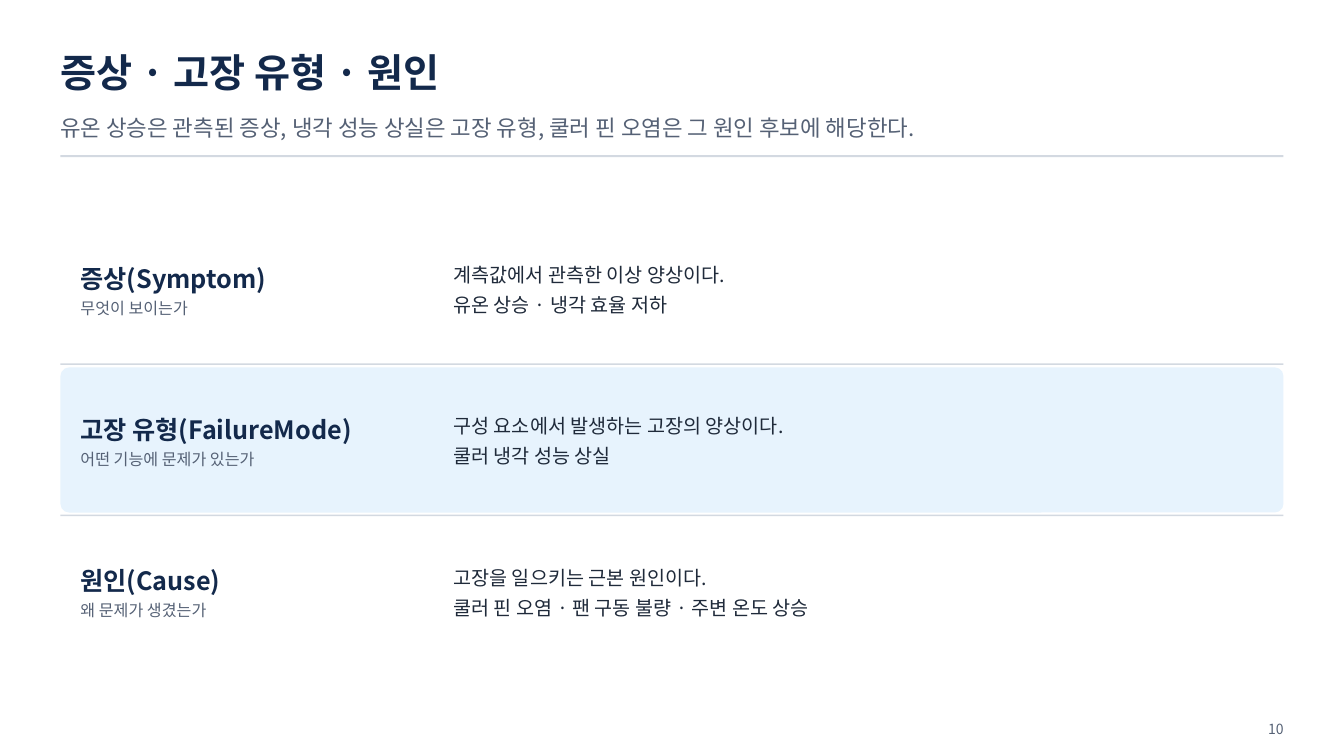
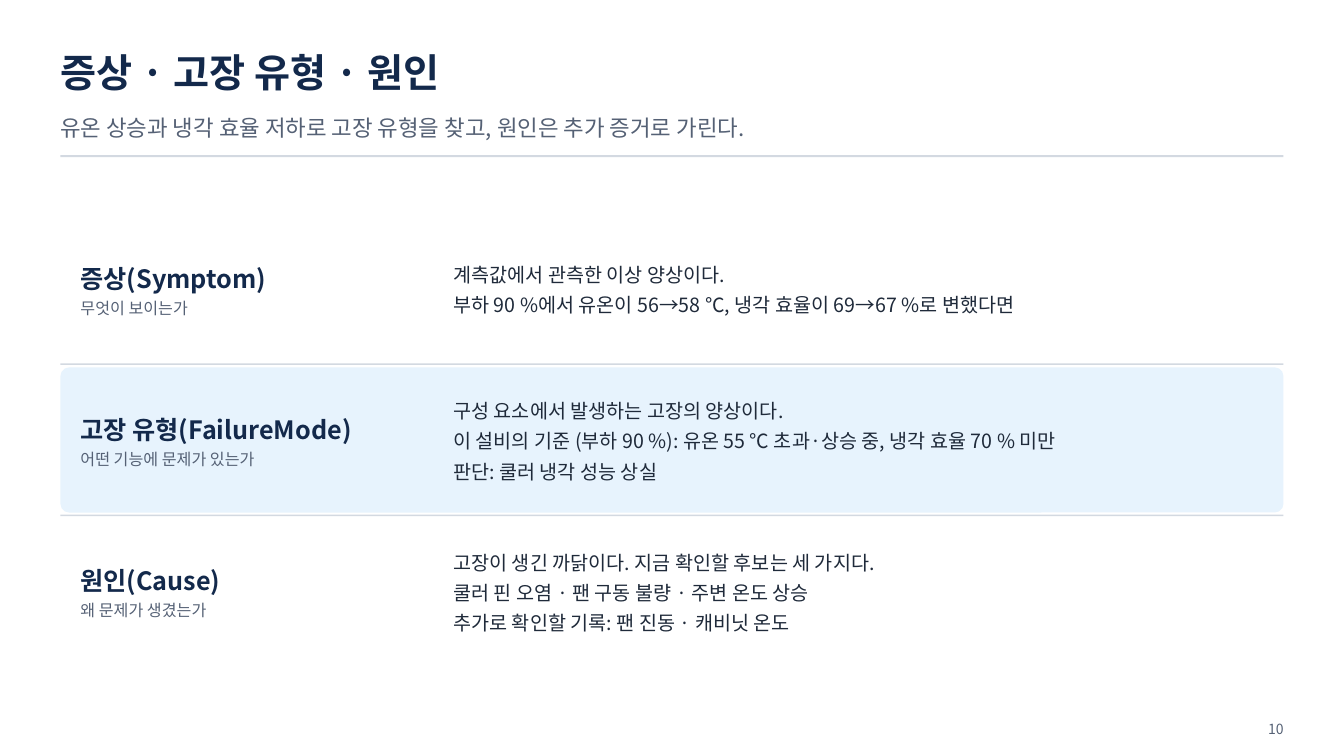
Before and after one commit to uengine-oss/hyd-iot-edu, a slide deck: slide 10 of workspace/강의제작/산출물/통합반/이론/02회차/통합반_02일차.pptx. Drawn at 1344x756 pixels with LibreOffice and Linux fonts; fonts in the diff are those of the drawing. Boxes give left, top, right and bottom in pixels: in the first picture for what was removed or moved away, otherwise in the second. Text is boxed around its words. In the diff, an @@ line names an element or a change of style, - is before the commit and + after.

Commit message:
통합 2회차에서 쿨러의 계측·교체·고장 관계를 화면 근거로 구별한다

```diff
--- a/workspace/강의제작/산출물/통합반/이론/02회차/통합반_02일차.pptx
+++ b/workspace/강의제작/산출물/통합반/이론/02회차/통합반_02일차.pptx
@@ text at (60, 117, 744, 140): text changed @@
-유온 상승은 관측된 증상, 냉각 성능 상실은 고장 유형, 쿨러 핀 오염은 그 원인 후보에 해당한다.
+유온 상승과 냉각 효율 저하로 고장 유형을 찾고, 원인은 추가 증거로 가린다.
@@ text at (453, 295, 1014, 316): text changed @@
-유온 상승 · 냉각 효율 저하
+부하 90 %에서 유온이 56→58 ℃, 냉각 효율이 69→67 %로 변했다면
@@ text at (453, 431, 1056, 481): text changed @@
-쿨러 냉각 성능 상실
+이 설비의 기준 (부하 90 %): 유온 55 ℃ 초과·상승 중, 냉각 효율 70 % 미만
+판단: 쿨러 냉각 성능 상실
@@ text at (453, 553, 875, 572): text changed @@
-고장을 일으키는 근본 원인이다.
+고장이 생긴 까닭이다. 지금 확인할 후보는 세 가지다.
@@ text at (453, 613, 790, 632): paragraph added @@
+추가로 확인할 기록: 팬 진동 · 캐비닛 온도
```
Also in this commit, not shown: 3 other slides changed, 9 other files.
